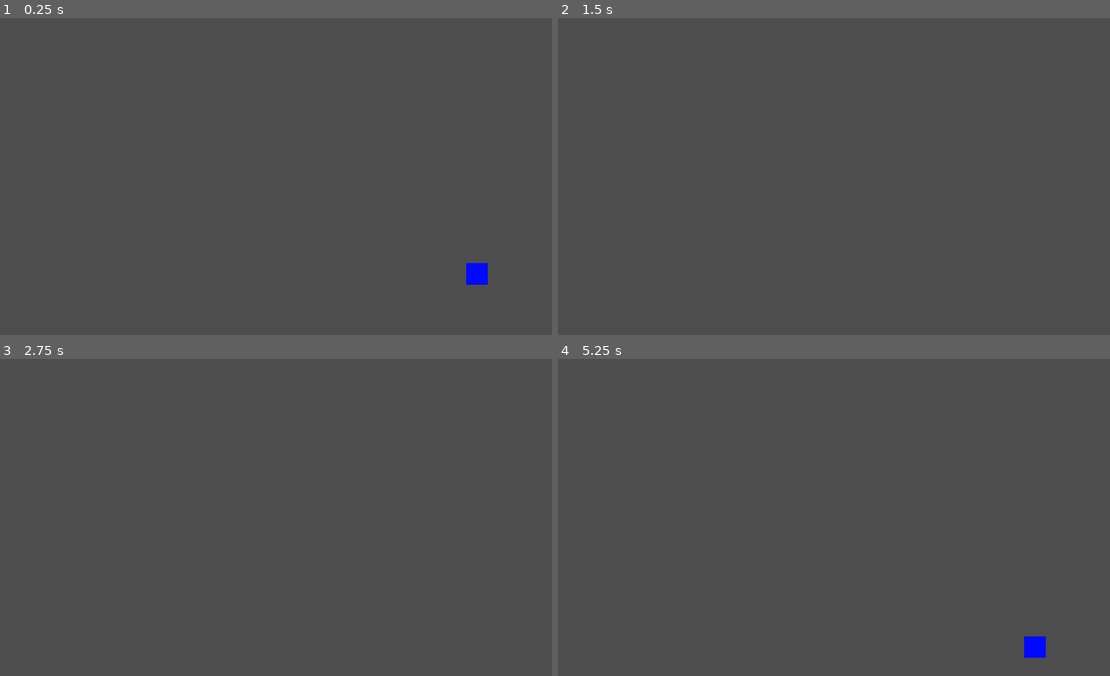
Above: before the commit, frames 1-4 (two rows, left to right).
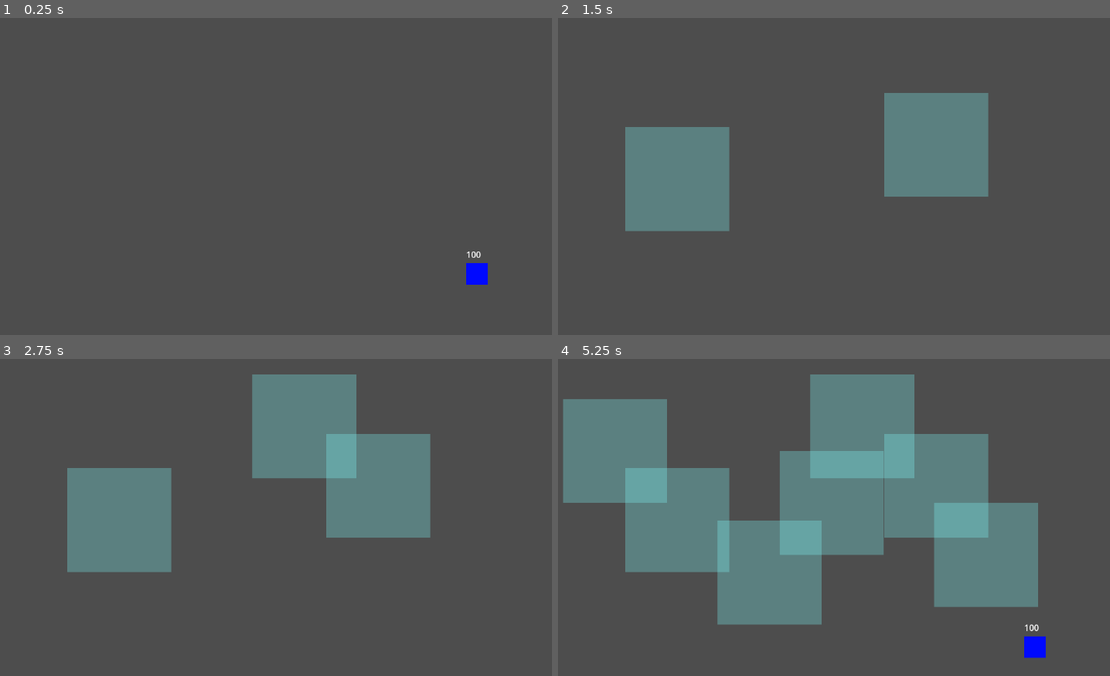
Above: after the commit, the same moments.

Repository: NickDAlimonte/FirstGodotGame
Game: Godot game, scene res://Main.tscn
Same seed, same stepped clock (60 frames per second), same inputs: the game is played once before the commit and once after it.
Inputs (mouse positions are in pixels of both pictures, inside the frame that each line leads up to):
- Up to frame 1 (0.25 s): no input
- Up to frame 2 (1.5 s): tap Enter at 0.5 s; move the mouse to (938, 144) at 0.52 s; hold Right (ui_right) 0.53-1.28 s; click (938, 144) at 0.67 s; move the mouse to (679, 179) at 1.27 s; hold Down (ui_down) from 1.28 s (still down); click (679, 179) at 1.42 s
- Up to frame 3 (2.75 s): tap Space at 2 s; move the mouse to (303, 425) at 2.02 s; release Down (ui_down) at 2.03 s; hold Right (ui_right) from 2.03 s (still down); click (303, 425) at 2.17 s
- Up to frame 4 (5.25 s): tap Enter at 2.75, 4.25 s; move the mouse to (767, 571) at 2.77 s; release Right (ui_right) at 2.78 s; hold Up (ui_up) 2.78-3.53 s; click (767, 571) at 2.92 s; tap Space at 3.5 s; move the mouse to (988, 555) at 3.52 s; hold Left (ui_left) 3.53-5.03 s; click (988, 555) at 3.67 s; move the mouse to (613, 450) at 4.27 s; click (613, 450) at 4.42 s; move the mouse to (834, 501) at 5.02 s; hold Down (ui_down) from 5.03 s (still down); click (834, 501) at 5.17 s

The runs differ from the first frame. In frame 1, less than 0.1% of the frame differs, in the area x 84-88%, y 73-76%; in frame 2, 12%; in frame 3, 18%; in frame 4, 38%, in the area x 0-88%, y 4-86%.

Commit message:
Refactored the status system to separate dot damage and speed modifications. Removed the applied check from get speed into the status application function instead, so it can be used globally, and isn't creating new timers constantly. Added left and right click functionality for blizzard and firewall spells. Added the ability to handle a ticking dot spell. renamed update_stats in the entity controller to update_speed() to better match its new use.

Diff:
--- a/game-project/EntController.gd
+++ b/game-project/EntController.gd
@@ -18,7 +18,7 @@
 	if speed < 0:
 		speed = 0
 
-	if health == 0:
+	if health <= 0:
 		die()
 
 
@@ -28,7 +28,6 @@
 
 
 func take_damage(amount, source):
-	print(amount, " Damage taken from ", source)
 	health -= amount
 
 func add_status_effect(effect):
@@ -38,28 +37,19 @@
 	var key = (str(effect["source"].get_instance_id()) + ":" + str(effect["aura_id"]))
 	status_effects.remove_status_effect(key)
 
-func update_stats():
-	var speed_mods = status_effects.get_effects()
-	var dot_damage = status_effects.get_effects()
-	var hot_healing = status_effects.get_effects()
-
-	var damage_taken = 0
-	var healing_taken = 0
+func set_speed():
+	var speed_mods = status_effects.get_slows()
 	var speed_mod = 0
-
 	for mods in speed_mods:
 		speed_mod += mods
-		print(speed_mod)
-
 	speed = base_speed + speed_mod
 
 func cast_spell(selected, spell_position = Vector2(0,0)):
-
-
-	if selected == null:
-		var spell_scene = preload("res://scripts/spells/AreaPersistEffect.tscn")
-
-		var spell = spell_scene.instantiate()
+	var spell_scene = preload("res://scripts/spells/AreaPersistEffect.tscn")
+	var spell = spell_scene.instantiate()
+	if selected == 1:
+		spell.initialize(SpellDefinitions.SPELLS["Firewall"], self)
+	elif selected == 0:
 		spell.initialize(SpellDefinitions.SPELLS["Blizzard"], self)
-		get_parent().add_child(spell)
-		spell.global_position = spell_position
+	get_parent().add_child(spell)
+	spell.global_position = spell_position
--- a/game-project/Player.gd
+++ b/game-project/Player.gd
@@ -9,4 +9,10 @@
 	if event is InputEventMouseButton:
 		if event.pressed and event.button_index == MOUSE_BUTTON_RIGHT:
 			var mouse_pos := get_global_mouse_position()
-			cast_spell(selected_spell, mouse_pos)
+			cast_spell(1, mouse_pos)
+			print("You cast Firewall")
+
+		if event.pressed and event.button_index == MOUSE_BUTTON_LEFT:
+			var mouse_pos := get_global_mouse_position()
+			cast_spell(0, mouse_pos)
+			print("You cast Blizzard")
--- a/game-project/Player.tscn
+++ b/game-project/Player.tscn
@@ -1,7 +1,8 @@
-[gd_scene load_steps=4 format=3 uid="uid://kh8bge11bg7h"]
+[gd_scene load_steps=5 format=3 uid="uid://kh8bge11bg7h"]
 
 [ext_resource type="Script" uid="uid://bslgqfotldyv0" path="res://Player.gd" id="1_xhfnw"]
 [ext_resource type="Script" uid="uid://bi4f87761rmqt" path="res://StatusEffectManager.gd" id="2_kpjcp"]
+[ext_resource type="Script" uid="uid://bnsjeq1xmaxhd" path="res://hptext.gd" id="3_kne1u"]
 
 [sub_resource type="RectangleShape2D" id="RectangleShape2D_xhfnw"]
 size = Vector2(40, 40)
@@ -22,3 +23,9 @@
 
 [node name="StatusEffectManager" type="Node2D" parent="CharacterBody2D"]
 script = ExtResource("2_kpjcp")
+
+[node name="HP" type="Label" parent="CharacterBody2D"]
+offset_top = -28.0
+offset_right = 40.0
+offset_bottom = -5.0
+script = ExtResource("3_kne1u")
--- a/game-project/StatusEffectManager.gd
+++ b/game-project/StatusEffectManager.gd
@@ -2,36 +2,55 @@
 
 var active_effects = {}
 
+func create_timer(duration, one_shot, autostart):
+	var new_timer = Timer.new()
+	new_timer.wait_time = duration
+	new_timer.one_shot = one_shot
+	new_timer.autostart = autostart
+	return new_timer
+
 func add_status_effect(effect):
 	var key = (str(effect["source"].get_instance_id()) + ":" + str(effect["aura_id"]))
+	if effect["stackable"] == 0 && active_effects.has(key):
+		return
 
 	active_effects[key] = effect
-	print(active_effects)
 
 	if effect.has("debuff_duration"):
-		get_tree().create_timer(effect["debuff_duration"]).timeout.connect(
+		var debuff_timer = create_timer(effect["debuff_duration"], true, true)
+		add_child(debuff_timer)
+
+		debuff_timer.timeout.connect(
 			remove_status_effect.bind(key)
 		)
-	get_parent().update_stats()
+	get_dots()
+	get_parent().set_speed()
 
 func remove_status_effect(key):
 	active_effects.erase(key)
-	get_parent().update_stats()
+	get_parent().set_speed()
 
-func get_effects():
+func get_slows():
 	var speed_modifiers = []
-	var applied = {}
 
 	for effect in active_effects.values():
-		var key = str(effect["aura_id"])
+		if !effect.has("slow") && !effect.has("debuff"):
+			continue
 
-		if effect["stackable"] == 0:
-			if applied.has(key) && applied[key]== true:
-				continue
-			applied[key] = true
-
-		if effect["type"] == "debuff":
-			if effect.has("slow"):
-				speed_modifiers.append(-effect["slow"])
+		speed_modifiers.append(-effect["slow"])
 
 	return speed_modifiers
+
+func get_dots():
+
+	for effect in active_effects.values():
+		if !effect.has("damage") && !effect.has("debuff") && !effect.has("debuff_tick_rate"):
+			continue
+
+		var dot_timer = create_timer(effect['debuff_tick_rate'], false, true)
+		add_child(dot_timer)
+
+		dot_timer.timeout.connect(func():
+			get_parent().take_damage(effect['damage'], self)
+			print('damage taken')
+			)
--- /dev/null
+++ b/game-project/hptext.gd
@@ -0,0 +1,11 @@
+extends Label
+
+
+# Called when the node enters the scene tree for the first time.
+func _ready() -> void:
+	pass # Replace with function body.
+
+
+# Called every frame. 'delta' is the elapsed time since the previous frame.
+func _process(delta: float) -> void:
+	self.text = str(get_parent().health)
--- a/game-project/project.godot
+++ b/game-project/project.godot
@@ -16,5 +16,5 @@
 
 config/name="gameProject"
 run/main_scene="res://Main.tscn"
-config/features=PackedStringArray("4.6", "Forward Plus")
+config/features=PackedStringArray("4.5", "Forward Plus")
 config/icon="res://icon.svg"
--- a/game-project/scripts/spells/AreaPersistEffect.gd
+++ b/game-project/scripts/spells/AreaPersistEffect.gd
@@ -50,7 +50,6 @@
 		for effect in spell:
 			body.remove_status_effect(spell[effect])
 
-
 func _on_timer_timeout():
 
 	for body in bodies_inside:
--- a/game-project/scripts/spells/SpellDefinitions.gd
+++ b/game-project/scripts/spells/SpellDefinitions.gd
@@ -16,8 +16,22 @@
 			"debuff_duration": 8,
 			"stackable": 0
 		}
+	},
+
+	"Firewall":{
+		"spell_data":{
+			"spell_id": "1001",
+			"spell_damage": 15,
+			"spell_duration": 12,
+			"tick_rate": 1,
+			},
+			"burn_effect":{
+				"type": "debuff",
+				"aura_id": "1001",
+				"damage": 15,
+				"debuff_duration": 10,
+				"debuff_tick_rate": 2,
+				"stackable": 0
+		},
 	}
-
-
-
 }
Not shown, added: game-project/hptext.gd.uid
